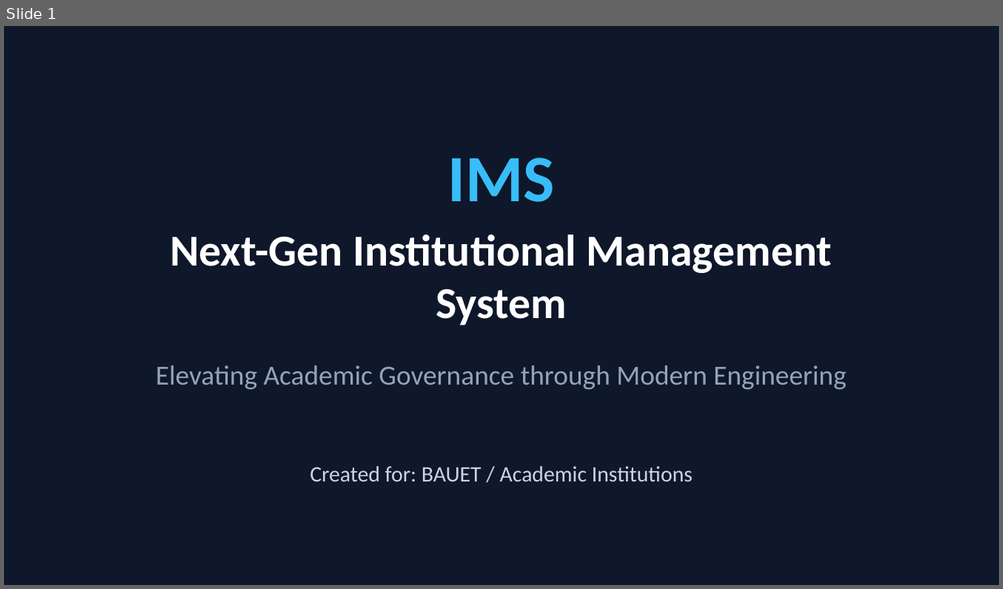
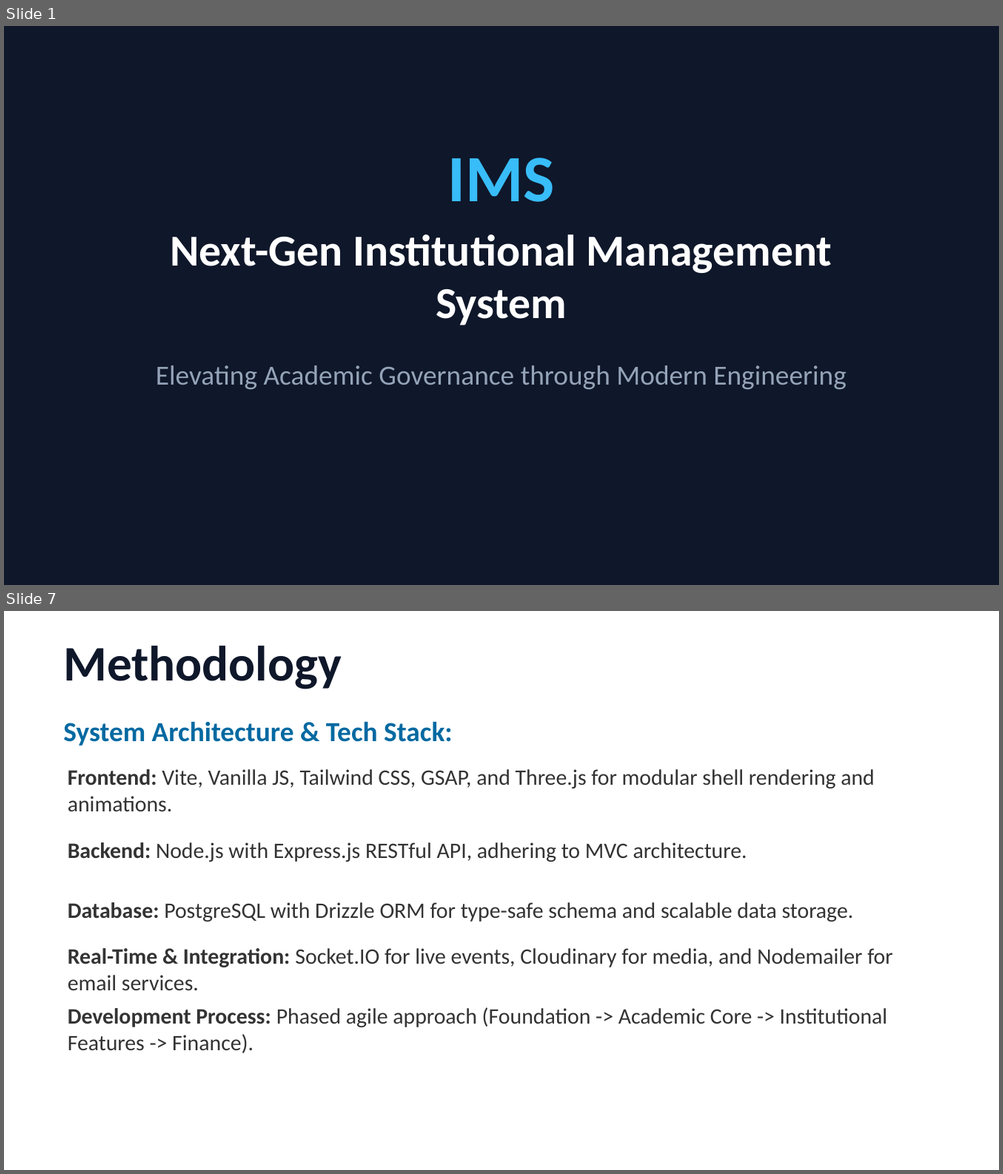
Before and after one commit to NoorAbdullah02/IMS, a slide deck: IMS_Project_Presentation.pptx. Shown one above the other, each under a label of ours: slide 1 before the commit, slides 1 and 7 after it; the slides between them are not shown. The pictures are 1003x589 and 1003x1174 pixels, drawn with LibreOffice and Linux fonts; fonts in the diff are those of the drawing. Boxes give left, top, right and bottom in pixels: in the first picture for what was removed or moved away, otherwise in the second. Text is boxed around its words. In the diff, an @@ line names an element or a change of style, - is before the commit and + after.

```diff
--- a/IMS_Project_Presentation.pptx
+++ b/IMS_Project_Presentation.pptx
@@ slide 7 added at (4,611,999,1170), background #FFFFFF @@
@@ text added at (63,646,341,689), 36 pt, text #0F172A, bold @@
+Methodology
@@ text added at (63,721,452,746), 20 pt, text #0369A1, bold @@
+System Architecture & Tech Stack:
@@ text added at (68,769,874,812), 16 pt, text #333333 @@
+• Frontend: Vite, Vanilla JS, Tailwind CSS, GSAP, and Three.js for modular shell rendering and animations.
@@ text added at (68,843,747,862), 16 pt, text #333333 @@
+• Backend: Node.js with Express.js RESTful API, adhering to MVC architecture.
@@ text added at (68,903,854,922), 16 pt, text #333333 @@
+• Database: PostgreSQL with Drizzle ORM for type-safe schema and scalable data storage.
@@ text added at (68,948,893,991), 16 pt, text #333333 @@
+• Real-Time & Integration: Socket.IO for live events, Cloudinary for media, and Nodemailer for email services.
@@ text added at (68,1008,888,1054), 16 pt, text #333333 @@
+• Development Process: Phased agile approach (Foundation -> Academic Core -> Institutional Features -> Finance).
@@ slide 1 changed as well @@
@@ text removed at (310,466,692,482) @@
-Created for: BAUET / Academic Institutions
```
Also in this commit, not shown: 1 other slide changed, 9 other slides added, 7 slides removed, 1 other file.
